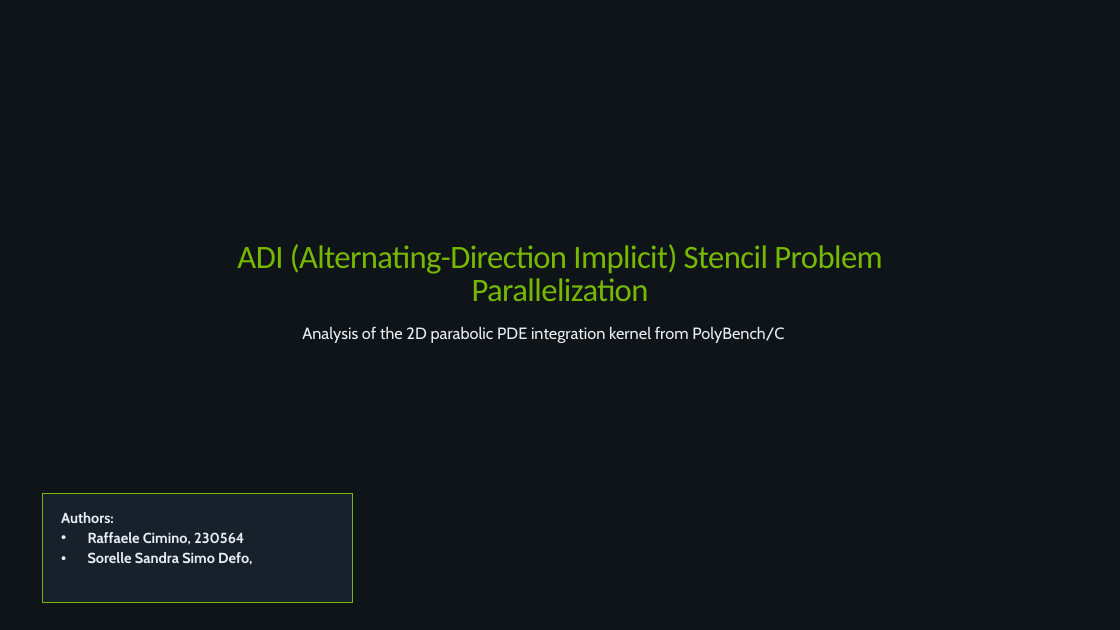
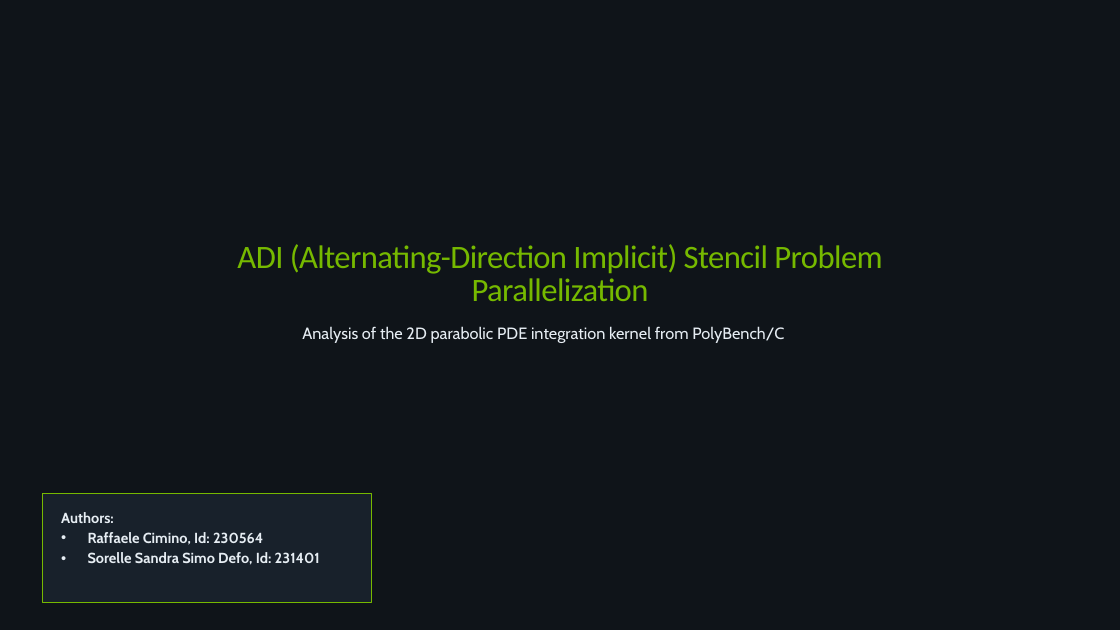
Before and after one commit to markx86/hpc-assignments, a slide deck: slide 1 of Problem_ADI-Alternating-Direction-Implicit-Stencil_Parallel-Solutions_Assignment-1_Team-8.pptx. Drawn at 1120x630 pixels with LibreOffice and Linux fonts; fonts in the diff are those of the drawing. Boxes give left, top, right and bottom in pixels: in the first picture for what was removed or moved away, otherwise in the second. Text is boxed around its words. In the diff, an @@ line names an element or a change of style, - is before the commit and + after.

```diff
--- a/Problem_ADI-Alternating-Direction-Implicit-Stencil_Parallel-Solutions_Assignment-1_Team-8.pptx
+++ b/Problem_ADI-Alternating-Direction-Implicit-Stencil_Parallel-Solutions_Assignment-1_Team-8.pptx
@@ rectangle: place and size @@
-rectangle at [42, 493, 353, 602]
+rectangle at [42, 493, 371, 602]
@@ text at [88, 532, 320, 565]: text changed @@
-• Raffaele Cimino, 230564
-• Sorelle Sandra Simo Defo,
+• Raffaele Cimino, Id: 230564
+• Sorelle Sandra Simo Defo, Id: 231401
```
Also in this commit, not shown: 3 other slides changed.
